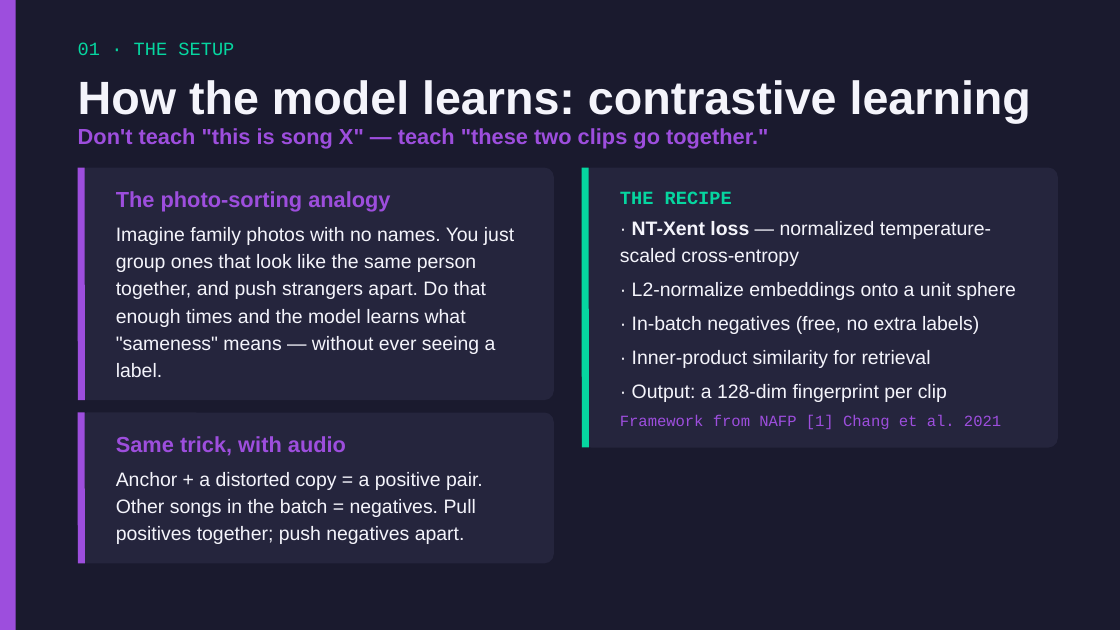
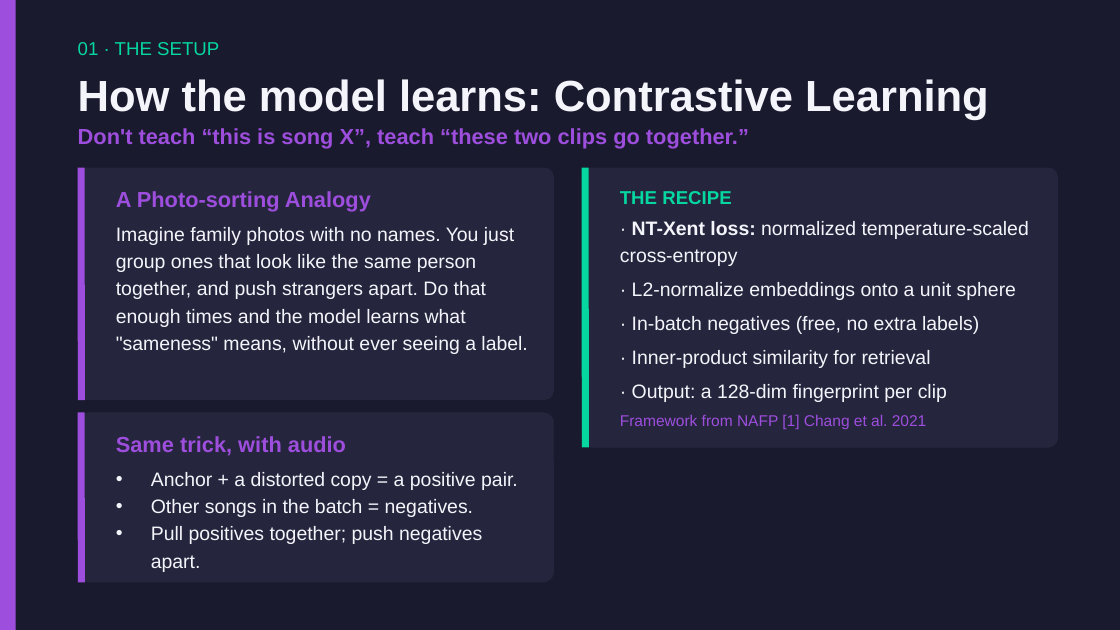
Before and after one commit to Ari-S-123/transformer-fingerprinting, a slide deck: slide 6 of Transformer-Fingerprinting-Presentation.pptx. Drawn at 1120x630 pixels with LibreOffice and Linux fonts; fonts in the diff are those of the drawing. Boxes give left, top, right and bottom in pixels: in the first picture for what was removed or moved away, otherwise in the second. Text is boxed around its words. In the diff, an @@ line names an element or a change of style, - is before the commit and + after.

```diff
--- a/Transformer-Fingerprinting-Presentation.pptx
+++ b/Transformer-Fingerprinting-Presentation.pptx
@@ text at <box>78,79,989,120</box>: text changed; size 30 to 28 pt @@
-How the model learns: contrastive learning
+How the model learns: Contrastive Learning
@@ text at <box>78,128,749,149</box>: text changed @@
-Don't teach "this is song X" — teach "these two clips go together."
+Don't teach “this is song X”, teach “these two clips go together.”
@@ text at <box>116,191,371,212</box>: text changed @@
-The photo-sorting analogy
+A Photo-sorting Analogy
@@ text at <box>116,227,527,354</box>: text changed @@
-Imagine family photos with no names. You just group ones that look like the same person together, and push strangers apart. Do that enough times and the model learns what "sameness" means — without ever seeing a label.
+Imagine family photos with no names. You just group ones that look like the same person together, and push strangers apart. Do that enough times and the model learns what "sameness" means, without ever seeing a label.
@@ text at <box>620,221,1029,266</box>: text changed @@
-· NT-Xent loss — normalized temperature-scaled cross-entropy
+· NT-Xent loss: normalized temperature-scaled cross-entropy
@@ rounded rectangle: place and size @@
-rounded rectangle at <box>77,412,553,563</box>
+rounded rectangle at <box>77,412,553,582</box>
@@ line moved from (82, 412) - (82, 563) to (82, 412) - (82, 582) @@
@@ font Courier New to Arial in 3 elements at <box>78,42,219,55</box>, <box>620,191,731,204</box>, <box>620,414,927,429</box> @@
@@ text at <box>151,472,518,572</box>: text changed @@
-Anchor + a distorted copy = a positive pair. Other songs in the batch = negatives. Pull positives together; push negatives apart.
+• Anchor + a distorted copy = a positive pair.
+• Other songs in the batch = negatives.
+• Pull positives together; push negatives apart.
```
Also in this commit, not shown: 17 other slides changed.
